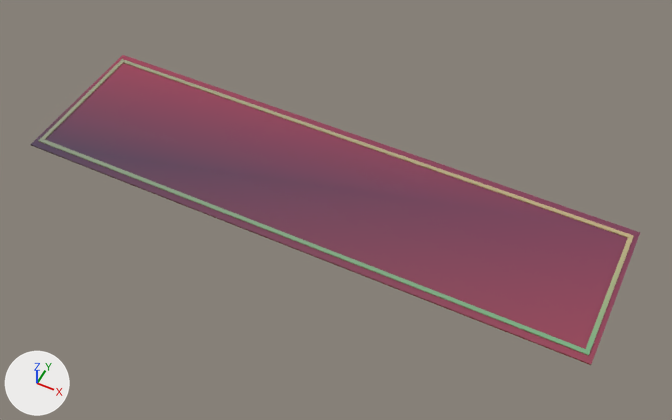
The glTF model assets/kit/carpet_runner_8m.glb: old version first, new version second.
The view is the same before and after, from a 50 mm lens placed at (3.98, -7.55, 9.1), pointed at (0.27, -0.13, -0.18). Every picture has the same lights, and +X, +Y and +Z are marked at lower left. The picture after the commit comes second. Vertices at exactly the same position are counted once.

Objects in the first picture: 'carpet_border', 'carpet_field'.
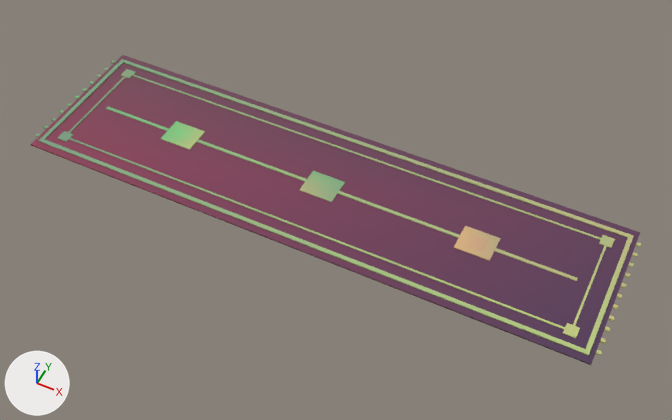
The edits, one by one:
me_carpet_field has 8 vertices, 12 faces and spans x -4.0..4.0, y -1.1..1.1, z 0.01..0.03.
me_carpet_field is used by ob_carpet_field; location (0.0, 0.0, 0.0).
me_carpet_field part 1: 2 faces centred in x -1.33..1.33, y -0.37..0.37, z 0.03 are repainted in the vertex colours; the middle colour goes from blue #ccd6ff to blue #aaceff.
me_carpet_field part 2: 2 faces centred in x -4.0..-1.33, y -1.1..-0.37, z 0.02 are repainted in the vertex colours; the middle colour goes from cyan #86d7ce to pale pink #e4d3ce.
me_carpet_field part 3: 4 faces centred in x 1.33..4.0, y -1.1..1.1, z 0.01..0.02 are repainted in the vertex colours; the middle colour goes from beige #e3d6bd to greyish cyan #99c8bd.
me_carpet_border is used by ob_carpet_border; location (0.0, 0.0, 0.0).
me_carpet_border had 24 vertices, 48 faces and spanned x -3.94..3.94, y -1.0..1.0, z 0.03..0.04.
me_carpet_border now has 312 vertices, 492 faces and spans x -4.06..4.06, y -1.0..1.0, z 0.01..0.04.
me_carpet_border part 4: a new loose piece, a box spanning x -3.74..-3.58, y -0.84..-0.68, z 0.03..0.041, in mat_m_gild.
me_carpet_border part 5: a new loose piece, a box spanning x -3.74..-3.58, y 0.68..0.84, z 0.03..0.041, in mat_m_gild.
me_carpet_border part 6: a new loose piece, a box spanning x 3.58..3.74, y -0.84..-0.68, z 0.03..0.041, in mat_m_gild.
me_carpet_border part 7: a new loose piece, a box spanning x 3.58..3.74, y 0.68..0.84, z 0.03..0.041, in mat_m_gild.
me_carpet_border part 8: a new loose piece, a box spanning x -3.5..3.5, y -0.025..0.025, z 0.029..0.038, in mat_m_gild.
me_carpet_border part 9: a new loose piece, a box spanning x -2.44..-1.96, y -0.2..0.2, z 0.03..0.04, in mat_m_gild.
me_carpet_border part 10: a new loose piece, a box spanning x -2.32..-2.08, y -0.1..0.1, z 0.031..0.042, in mat_m_gild.
me_carpet_border part 11: a new loose piece, a box spanning x -0.24..0.24, y -0.2..0.2, z 0.03..0.04, in mat_m_gild.
me_carpet_border part 12: a new loose piece, a box spanning x -0.12..0.12, y -0.1..0.1, z 0.031..0.042, in mat_m_gild.
me_carpet_border part 13: a new loose piece, a box spanning x 1.96..2.44, y -0.2..0.2, z 0.03..0.04, in mat_m_gild.
me_carpet_border part 14: a new loose piece, a box spanning x 2.08..2.32, y -0.1..0.1, z 0.031..0.042, in mat_m_gild.
me_carpet_border part 15: a new loose piece of 24 vertices spanning x -3.68..3.68, y -0.78..0.78, z 0.03..0.04, in mat_m_gild.
me_carpet_border part 16: 16 vertices added at x 3.94..4.06, y 0.69..0.93, z 0.01..0.03.
me_carpet_border part 17: 48 kept faces spanning x -3.94..3.94, y -1.0..1.0, z 0.03..0.04 get new vertex colours.
Other edits to the shape of me_carpet_border do not show in these pictures.

Changed parts and their boxes [x1, y1, x2, y2] in the pictures (672 x 420 px):
'carpet_border', reshaped
    before: [38, 59, 634, 355]
    after: [35, 59, 641, 355]
part 1 of me_carpet_field, recoloured
    both: [31, 55, 640, 364]
part 2 of me_carpet_field, recoloured
    both: [31, 145, 577, 359]
part 3 of me_carpet_field, recoloured
    both: [33, 146, 591, 365]
part 4 of me_carpet_border, added
    after: [57, 131, 73, 142]
part 5 of me_carpet_border, added
    after: [121, 69, 136, 79]
part 6 of me_carpet_border, added
    after: [563, 323, 580, 338]
part 7 of me_carpet_border, added
    after: [599, 235, 615, 248]
part 8 of me_carpet_border, added
    after: [106, 106, 578, 281]
part 9 of me_carpet_border, added
    after: [161, 121, 205, 150]
part 10 of me_carpet_border, added
    after: [172, 128, 194, 142]
part 11 of me_carpet_border, added
    after: [300, 171, 345, 202]
part 12 of me_carpet_border, added
    after: [311, 178, 333, 194]
part 13 of me_carpet_border, added
    after: [454, 226, 501, 261]
part 14 of me_carpet_border, added
    after: [466, 234, 489, 251]
part 15 of me_carpet_border, added
    after: [68, 74, 607, 329]
part 16 of me_carpet_border, added
    after: [632, 242, 641, 257]
part 17 of me_carpet_border, recoloured
    both: [38, 59, 634, 355]
